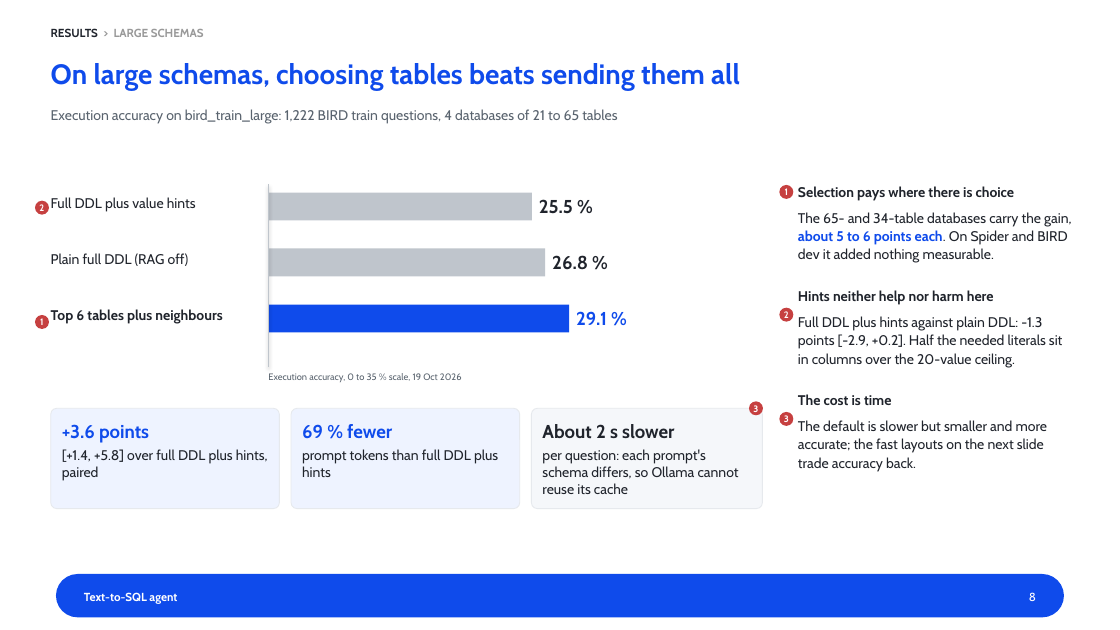
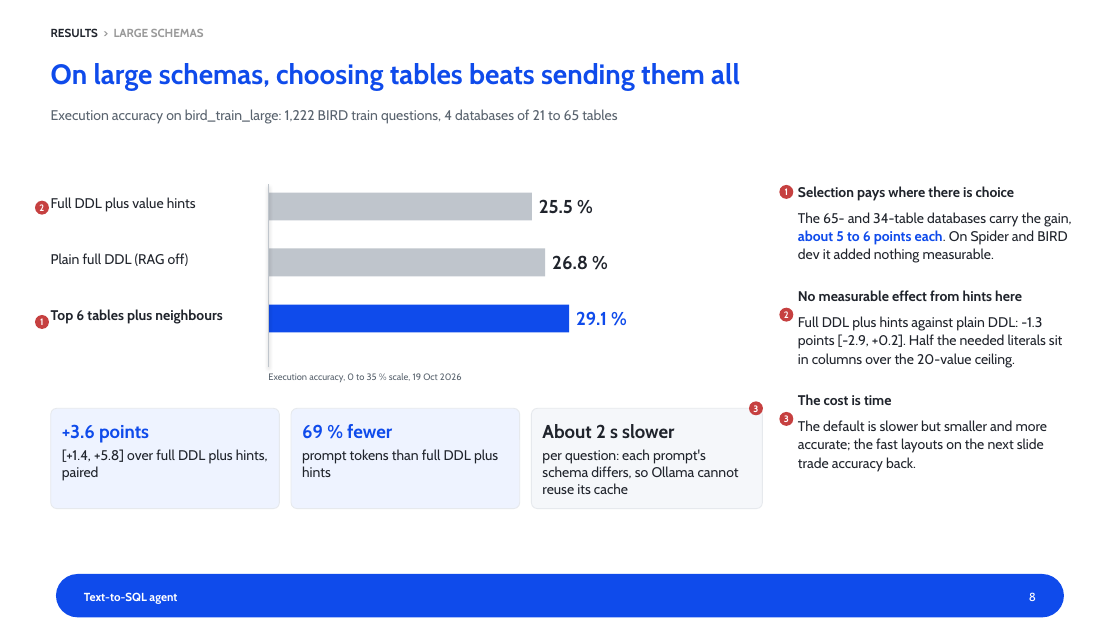
Before and after one commit to tuannm3812/text-to-sql-agent, a slide deck: slide 8 of docs/showcase/text-to-sql-agent-deck.pptx. Drawn at 1120x630 pixels with LibreOffice and Linux fonts; fonts in the diff are those of the drawing. Boxes give left, top, right and bottom in pixels: in the first picture for what was removed or moved away, otherwise in the second. Text is boxed around its words. In the diff, an @@ line names an element or a change of style, - is before the commit and + after.

```diff
--- a/docs/showcase/text-to-sql-agent-deck.pptx
+++ b/docs/showcase/text-to-sql-agent-deck.pptx
@@ text at <box>798,290,1022,301</box>: text changed @@
-Hints neither help nor harm here
+No measurable effect from hints here
```
Also in this commit, not shown: 4 other slides changed, 3 other files.
